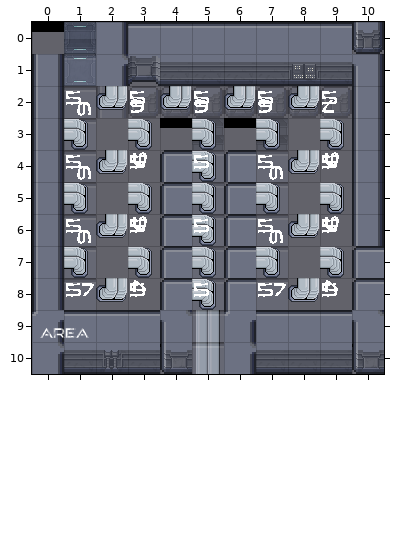
Tiled map: cocos/Code/assets/resources/map/map_1-1-H-3.tmx. Above is the file before it was changed.
Cells are 32x32 px. Shown: x 0..10, y 0..10.
New version:
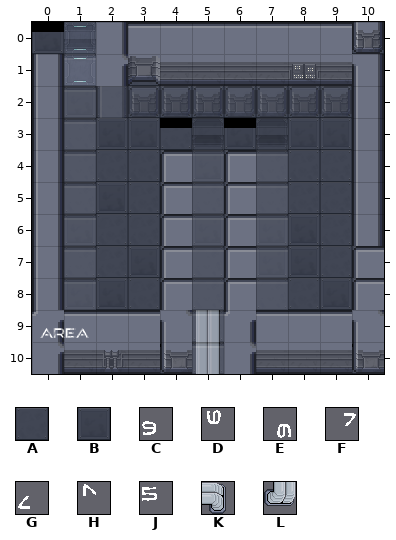
Key: from "proba_scifi": A 112, B 113; from "scifi_tileset_02": C 158 turned 180, D 158 turned 270, E 158 turned 90, F 159, G 159 turned 180, H 159 turned 270, J 167, K 178, L 178 turned 90.
_ is an empty cell.
The edit:
Layer "f":
Tile A is added in row 0 at x 10; in row 1 at x 3; in row 2 at x 2 and 6 to 7; in row 3 at x 1 and 4; in row 4 at x 1 to 3 and 7 to 9; in row 5 at x 1, 3, 5 and 7 to 9.
Tile A is added in row 6 at x 2 to 3 and 9; in row 7 at x 1 to 2, 5 and 9; in row 8 at x 3, 5 and 7 to 8; in rows 9 to 10 at x 5.
Tile B is added in row 0 at x 0; in row 2 at x 1, 3 to 5 and 8 to 9; in row 3 at x 2 to 3 and 5 to 9; in row 4 at x 5; in row 5 at x 2; in row 6 at x 1, 5 and 7 to 8.
Tile B is added in row 7 at x 3 and 7 to 8; in row 8 at x 1 to 2 and 9.
Layer "Tile Layer 6" (removed):
The author cleared tile C in row 2 at x 3, 5 and 7.
The author cleared tile D in row 4 at x 3 and 9; in row 6 at x 3 and 9.
The author cleared tile E in row 2 at x 1; in row 4 at x 1 and 7; in row 6 at x 1 and 7.
The author cleared tile F in row 8 at x 1 and 7.
The author cleared tile G in row 2 at x 9.
The author cleared tile H in row 8 at x 3 and 9.
The author cleared tile K in row 3 at x 1, 3, 5, 7 and 9; in row 4 at x 5; in row 5 at x 1, 3, 5, 7 and 9; in row 6 at x 5; in row 7 at x 1, 3, 5, 7 and 9; in row 8 at x 5.
The author cleared tile L in row 2 at x 2, 4, 6 and 8; in row 4 at x 2 and 8; in row 6 at x 2 and 8; in row 8 at x 2 and 8.
Layer "r" (removed):
The author cleared tile J in row 2 at x 1, 3, 5, 7 and 9; in row 4 at x 1, 3, 5, 7 and 9; in row 6 at x 1, 3, 5, 7 and 9; in row 8 at x 1, 3, 5, 7 and 9.
Pixel boxes of the changes (left, top, right, bottom) in both pictures:
added: (32, 32, 64, 54)
added: (352, 50, 384, 54)
changed: (64, 82, 352, 374)
